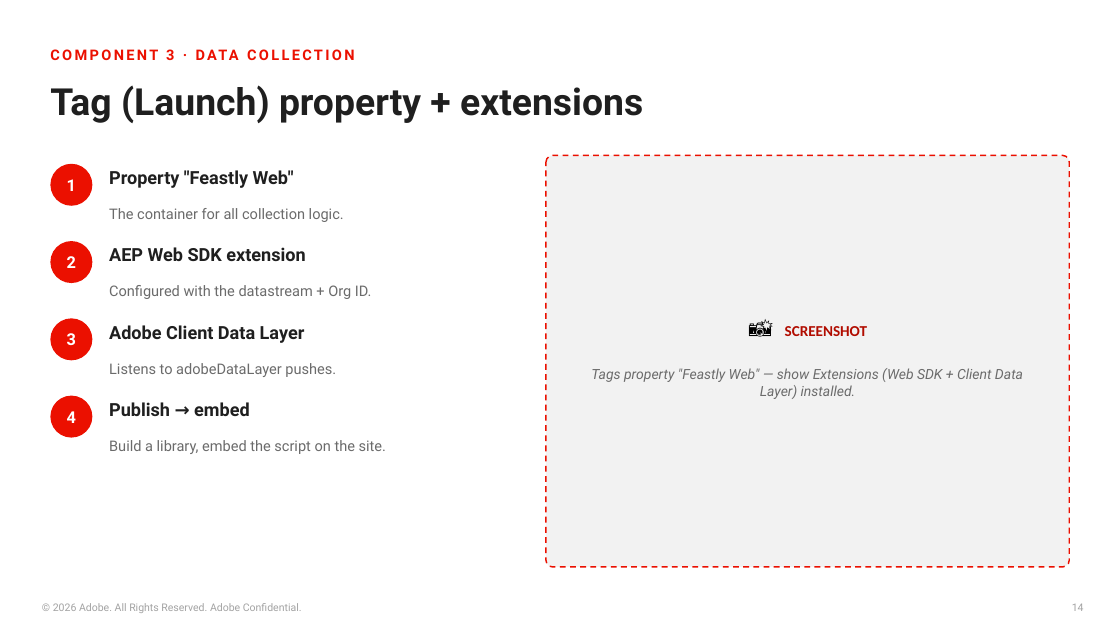
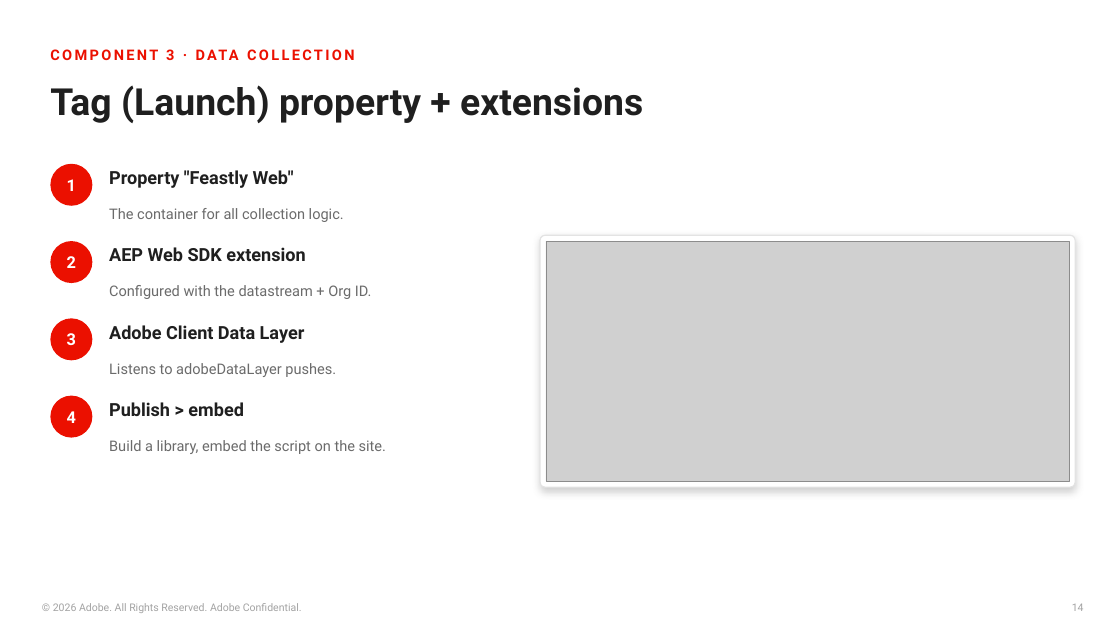
Before and after one commit to princeparvat80/aep-data-collection-food-demo, a slide deck: slide 14 of presentation/Feastly-DataCollection-to-AEP.pptx. Drawn at 1120x630 pixels with LibreOffice and Linux fonts; fonts in the diff are those of the drawing; grey boxes stand for pictures. Boxes give left, top, right and bottom in pixels: in the first picture for what was removed or moved away, otherwise in the second. Text is boxed around its words. In the diff, an @@ line names an element or a change of style, - is before the commit and + after.

```diff
--- a/presentation/Feastly-DataCollection-to-AEP.pptx
+++ b/presentation/Feastly-DataCollection-to-AEP.pptx
@@ rounded rectangle: place and size @@
-rounded rectangle at (546, 155, 1070, 567)
+rounded rectangle at (540, 235, 1075, 487)
@@ rounded rectangle at (540, 235, 1075, 487): fill #F2F2F2 to #FFFFFF; outline #EB1000 1.25 pt dashed to #E3E3E3 1 pt; shadow on; proportions changed @@
@@ picture added at (546, 241, 1070, 481) @@
@@ text removed at (785, 326, 867, 336) @@
-📸 SCREENSHOT
@@ text removed at (591, 368, 1023, 399) @@
-Tags property "Feastly Web" — show Extensions (Web SDK + Client Data Layer) installed.
@@ text at (109, 402, 243, 416): text changed @@
-Publish → embed
+Publish > embed
```
Also in this commit, not shown: 16 other slides changed, 6 slides added, 16 other files.
